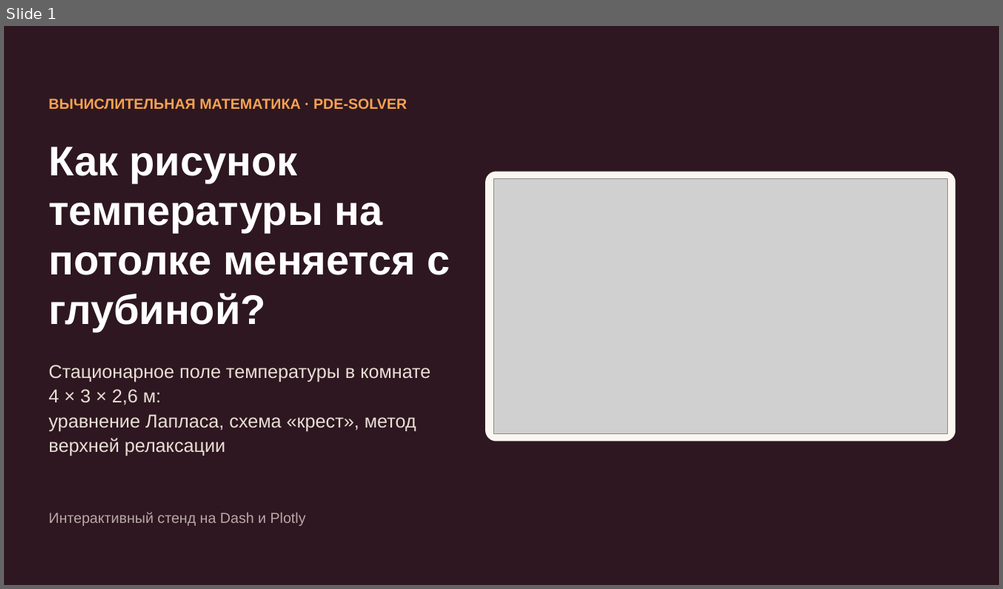
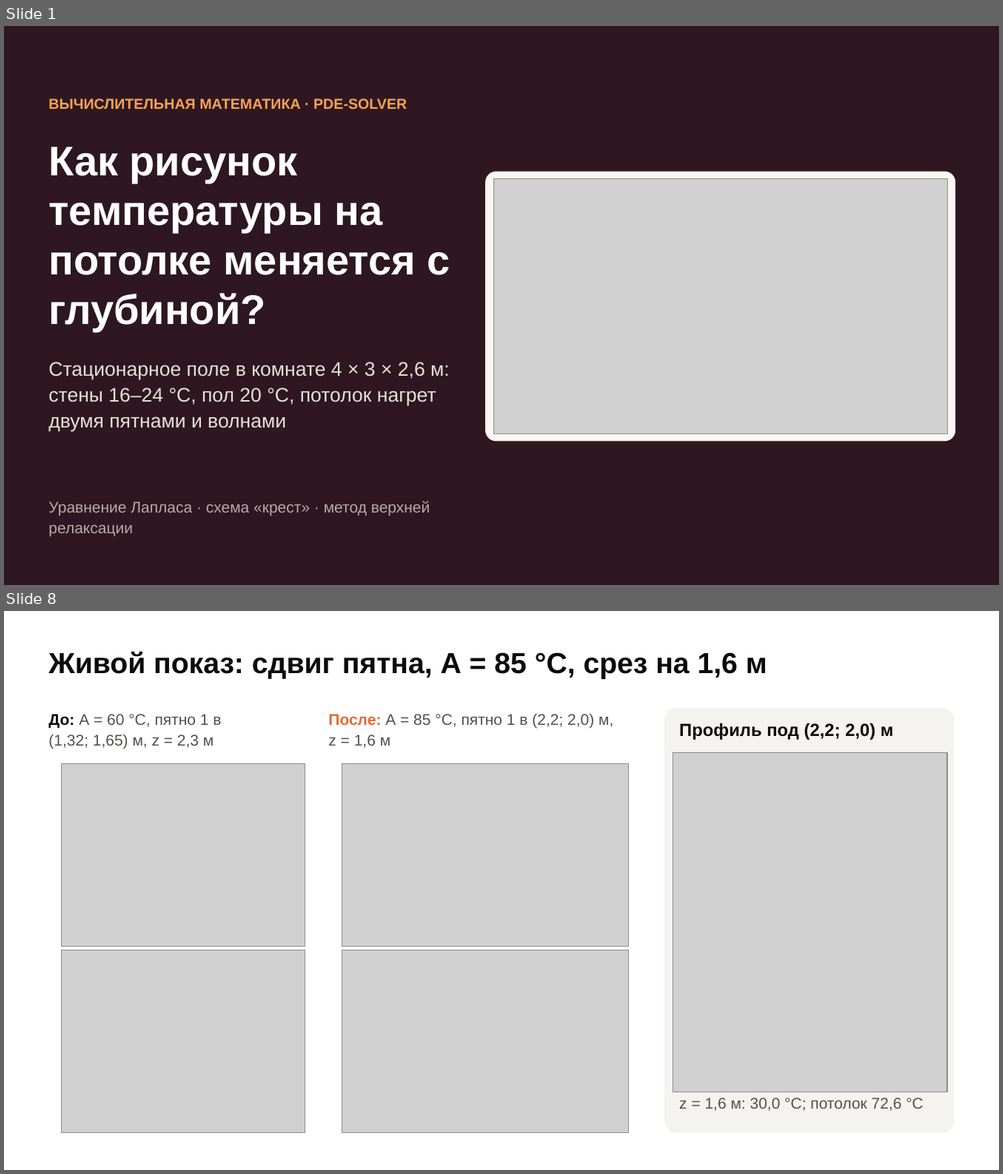
Before and after one commit to terMorel/computational-mathematics, a slide deck: PDE-Solver/presentation/PDE-Solver.pptx. Shown one above the other, each under a label of ours: slide 1 before the commit, slides 1 and 8 after it; the slides between them are not shown. The pictures are 1003x589 and 1003x1174 pixels, drawn with LibreOffice and Linux fonts; fonts in the diff are those of the drawing; grey boxes stand for pictures. Boxes give left, top, right and bottom in pixels: in the first picture for what was removed or moved away, otherwise in the second. Text is boxed around its words. In the diff, an @@ line names an element or a change of style, - is before the commit and + after.

```diff
--- a/PDE-Solver/presentation/PDE-Solver.pptx
+++ b/PDE-Solver/presentation/PDE-Solver.pptx
@@ slide 8 added at box(4, 611, 999, 1170), background #FFFFFF @@
@@ text added at box(48, 651, 767, 679), 28 pt, text #0B0B0B, bold @@
+Живой показ: сдвиг пятна, A = 85 °C, срез на 1,6 м
@@ text added at box(48, 714, 221, 749), 15 pt, text #52514E @@
+До: A = 60 °C, пятно 1 в (1,32; 1,65) м, z = 2,3 м
@@ text added at box(328, 714, 613, 748), 15 pt, text #52514E @@
+После: A = 85 °C, пятно 1 в (2,2; 2,0) м, z = 1,6 м
@@ rounded rectangle added at box(664, 708, 954, 1133), fill #F4F3EF @@
@@ text added at box(679, 723, 893, 740), 17 pt, text #0B0B0B, bold @@
+Профиль под (2,2; 2,0) м
@@ picture added at box(62, 764, 305, 947) @@
@@ picture added at box(342, 764, 629, 947) @@
@@ picture added at box(672, 753, 947, 1092) @@
@@ picture added at box(62, 951, 305, 1133) @@
@@ picture added at box(342, 951, 629, 1133) @@
@@ text added at box(679, 1098, 923, 1111), 15 pt, text #52514E @@
+z = 1,6 м: 30,0 °C; потолок 72,6 °C
@@ slide 1 changed as well @@
@@ text at box(48, 362, 449, 432): text changed; size 18 to 19 pt @@
-Стационарное поле температуры в комнате 4 × 3 × 2,6 м:
-уравнение Лапласа, схема «крест», метод верхней релаксации
+Стационарное поле в комнате 4 × 3 × 2,6 м: стены 16–24 °C, пол 20 °C, потолок нагрет двумя пятнами и волнами
@@ text at box(48, 501, 430, 537): text changed; size 14 to 15 pt @@
-Интерактивный стенд на Dash и Plotly
+Уравнение Лапласа · схема «крест» · метод верхней релаксации
```
Also in this commit, not shown: 1 other slide changed, 6 other slides added, 7 slides removed, 12 other files.
